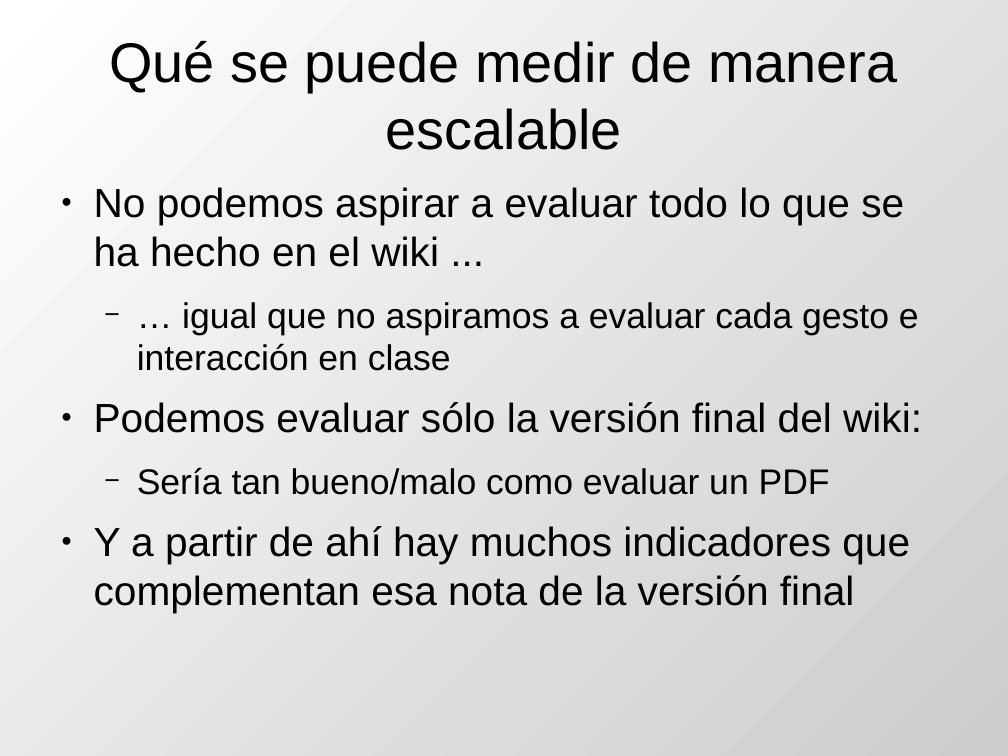
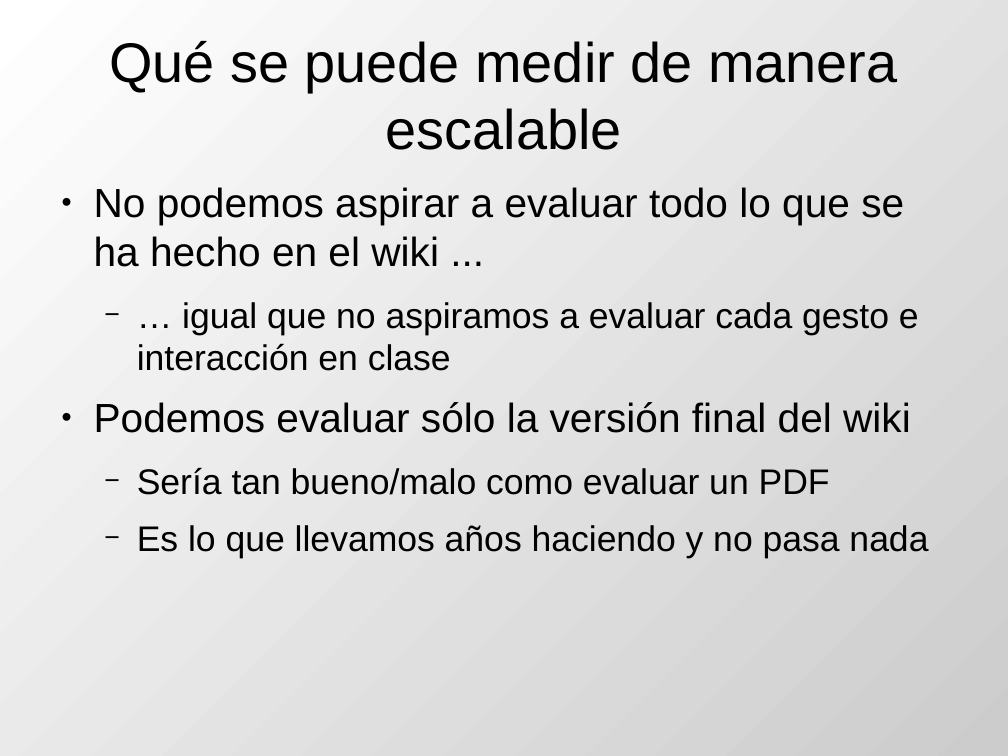
Before and after one commit to DrPantera/wikis4education, a slide deck: slide 22 of uca-2014/tema-5-EvaluacionWikis.odp (slide 21 before the commit). Drawn at 1008x756 pixels with LibreOffice and Linux fonts; fonts in the diff are those of the drawing. Boxes give left, top, right and bottom in pixels: in the first picture for what was removed or moved away, otherwise in the second. Text is boxed around its words. In the diff, an @@ line names an element or a change of style, - is before the commit and + after.

```diff
--- a/uca-2014/tema-5-EvaluacionWikis.odp
+++ b/uca-2014/tema-5-EvaluacionWikis.odp
@@ text at box(94, 402, 911, 433): text changed @@
-● Podemos evaluar sólo la versión final del wiki:
+● Podemos evaluar sólo la versión final del wiki
@@ text at box(137, 525, 928, 559): text changed; size 32 to 28 pt @@
-● Y a partir de ahí hay muchos indicadores que complementan esa nota de la versión final
+  − Es lo que llevamos años haciendo y no pasa nada
```
Also in this commit, not shown: 7 other slides changed, 3 slides added, 1 other file.
